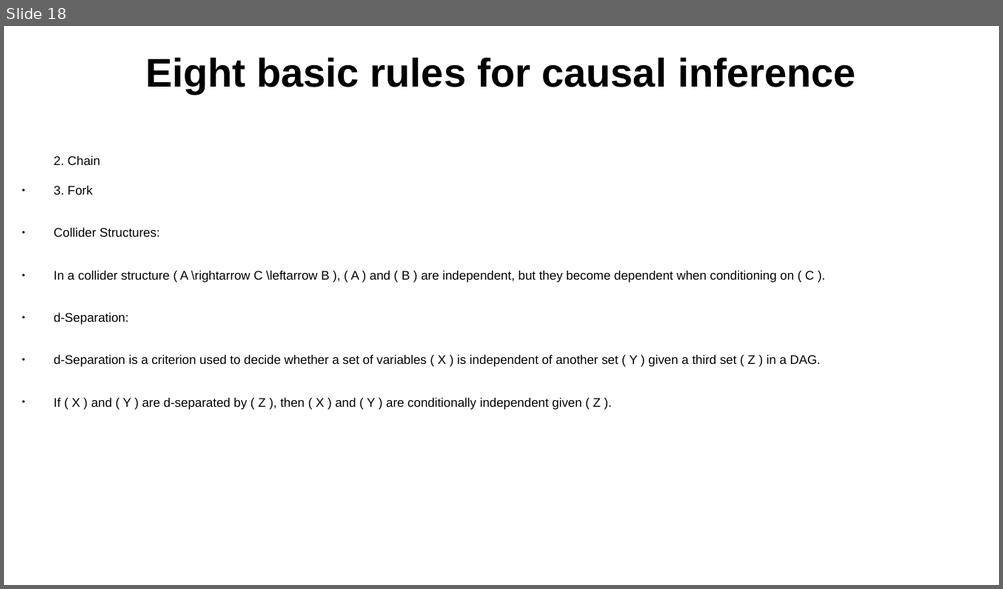
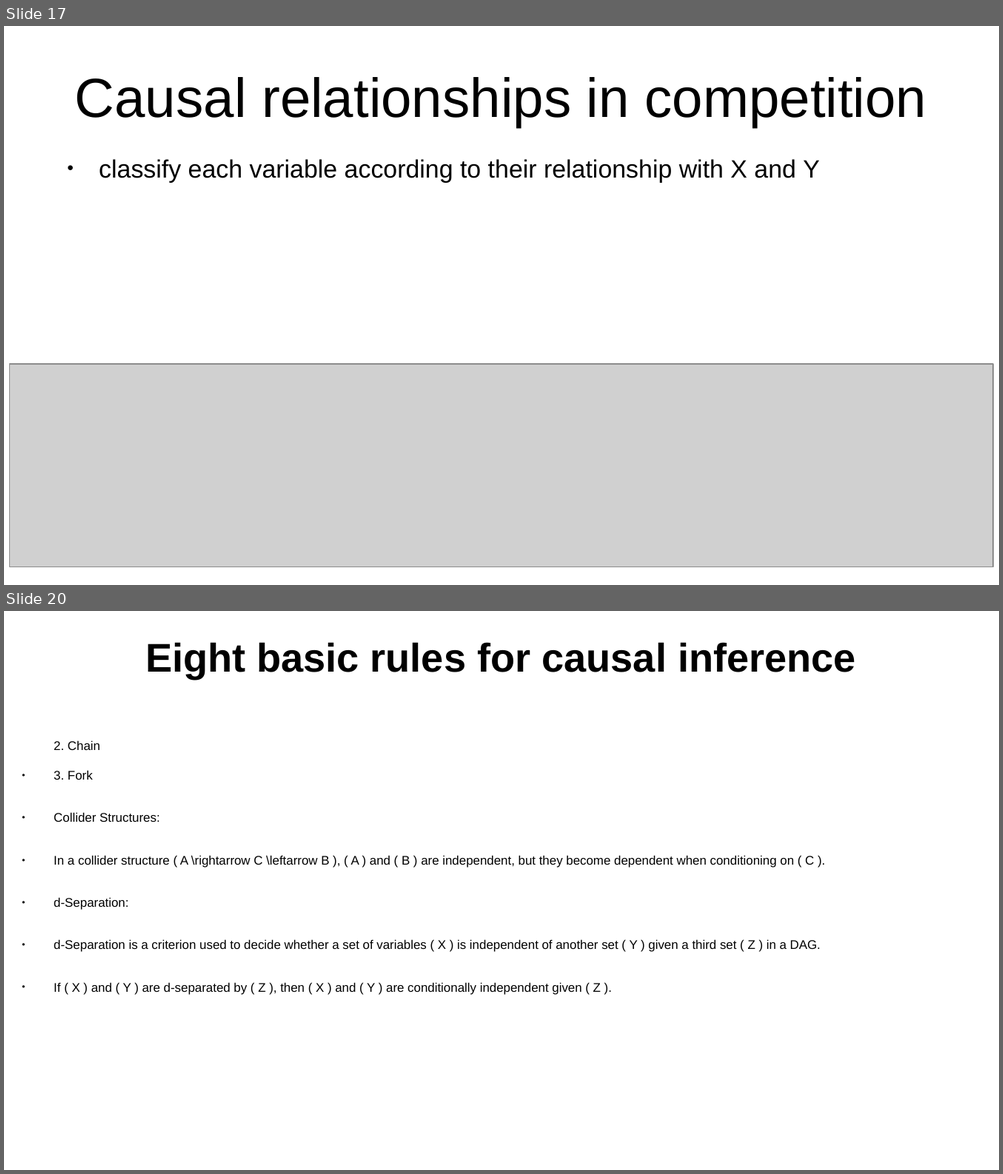
Before and after one commit to emoen/CausalityDiscoveryCrunchDAO, a slide deck: presentation/HIBRAIN_March_25.odp. Shown one above the other, each under a label of ours: slide 18 before the commit, slides 17 and 20 after it; the slides between them are not shown. The pictures are 1003x589 and 1003x1174 pixels, drawn with LibreOffice and Linux fonts; fonts in the diff are those of the drawing; grey boxes stand for pictures. Boxes give left, top, right and bottom in pixels: in the first picture for what was removed or moved away, otherwise in the second. Text is boxed around its words. In the diff, an @@ line names an element or a change of style, - is before the commit and + after.

```diff
--- a/presentation/HIBRAIN_March_25.odp
+++ b/presentation/HIBRAIN_March_25.odp
@@ slide 17 added at (4,26,999,585), background #FFFFFF @@
@@ title added at (75,77,926,127), 44 pt, text #000000 @@
+Causal relationships in competition
@@ text added at (99,159,819,182), 20 pt, text #000000 @@
+● classify each variable according to their relationship with X and Y
@@ picture added at (9,364,993,568) @@
@@ what was slide 18 is now slide 20 @@
```
Also in this commit, not shown: 6 slides changed, 7 other slides added, 6 slides removed.
